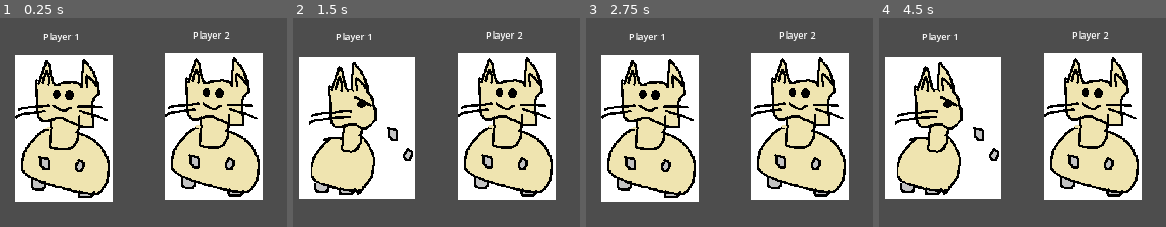
Above: before the commit, frames 1-4 (left to right).
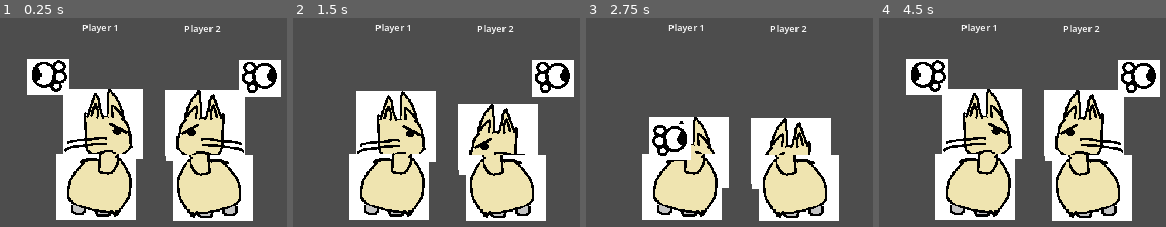
Above: after the commit, the same moments.

Repository: soetgdeznsgk/GGJ24---Fat-Cat-Fest
Game: Godot game, scene res://Escenas/Eventos/darseduro/evento_darse_duro.tscn
The game is run twice, just before and just after one commit, with the same random seed, the same clock (stepped at 60 frames per second) and the same inputs. This scene is started directly instead of the project's main scene.
Inputs (mouse positions are in pixels of both pictures, inside the frame that each line leads up to):
- Up to frame 1 (0.25 s): no input
- Up to frame 2 (1.5 s): tap Enter at 0.5 s; move the mouse to (outside the picture) at 0.52 s; hold Right (DerechaPj1) 0.53-1.28 s; tap D (DerechaPj2) at 0.6 s; click (outside the picture) at 0.67 s; tap A (IzquierdaPj2) at 0.8, 1.35 s; tap Space at 1.25 s; move the mouse to (outside the picture) at 1.27 s; hold Down (AbajoPj1) from 1.28 s (still down)
- Up to frame 3 (2.75 s): tap D (DerechaPj2) at 1.55 s; tap Enter at 2 s; move the mouse to (815, 49) at 2.02 s; release Down (AbajoPj1) at 2.03 s; hold Right (DerechaPj1) from 2.03 s (still down); tap S (AbajoPj2) at 2.1 s; tap A (IzquierdaPj2) at 2.3 s
- Up to frame 4 (4.5 s): tap Space at 2.75, 4.25 s; move the mouse to (outside the picture) at 2.77 s; release Right (DerechaPj1) at 2.78 s; hold Up (ArribaPj1) 2.78-3.53 s; tap W (ArribaPj2) at 2.85 s; click (outside the picture) at 2.92 s; tap D (DerechaPj2) at 3.05, 3.6 s; tap Enter at 3.5 s; move the mouse to (outside the picture) at 3.52 s; hold Left (IzquierdaPj1) from 3.53 s (still down); tap A (IzquierdaPj2) at 3.8, 4.35 s; move the mouse to (outside the picture) at 4.27 s

The runs differ from the first frame. In frame 1, 50% of the frame differs, in the area x 5-98%, y 2-98%; in frame 2, 55%, in the area x 2-98%, y 2-98%; in frame 3, 51%; in frame 4, 53%.

Commit message:
Gatos peleandose casi acabado

Diff:
--- a/Escenas/Eventos/darseduro/Sprite2D.gd
+++ b/Escenas/Eventos/darseduro/Sprite2D.gd
@@ -1,41 +1,51 @@
-extends Sprite2D
+extends Node2D
 var diccionarioInputs := {}
 @export var jugador = 1
-var canMove = true
 @export var golpeando = false
-@onready var anim = $AnimationPlayer
 @export var puedeGolpear = true
-
+@onready var markerCabeza = $sprPadre/Marker2D2.position
+@onready var cabeza = $sprPadre/Cabeza
+@onready var cuerpo = $sprPadre/SprCuerpo
+@onready var pata = $sprPadre/Pata
+@onready var initialPos = pata.position
+@onready var cabezaPosInicial = cabeza.position
+var conteoGolpesRecibidos = 0
 
 func _ready() -> void:
 	if jugador == 1:
 		diccionarioInputs[Enums.Arriba] = "ArribaPj1"
 		diccionarioInputs[Enums.Abajo] = "AbajoPj1"
-		diccionarioInputs[Enums.Izquierda] = "IzquierdaPj1"
-		diccionarioInputs[Enums.Derecha] = "DerechaPj1"
 		$Label.text = "Player 1"
 	else:
 		diccionarioInputs[Enums.Arriba] = "ArribaPj2"
 		diccionarioInputs[Enums.Abajo]  = "AbajoPj2"
-		diccionarioInputs[Enums.Izquierda] = "IzquierdaPj2"
-		diccionarioInputs[Enums.Derecha] = "DerechaPj2"
 		$Label.text = "Player 2"
+		$sprPadre.scale.x = -1
 
 func _physics_process(delta: float) -> void:
-	if !canMove:
-		return
 	if !puedeGolpear:
 		return
 	if Input.is_action_just_pressed(diccionarioInputs[Enums.Arriba]):
-		golpeando = true
-		anim.play("golpeando")
+		if golpeando:
+			golpeando = false
+			var tween = create_tween()
+			tween.tween_property(pata,"position",initialPos,0.1)
 	if Input.is_action_just_pressed(diccionarioInputs[Enums.Abajo]):
-		golpeando = true
-		anim.play("golpeando")
-	if Input.is_action_just_pressed(diccionarioInputs[Enums.Izquierda]):
-		golpeando = true
-		anim.play("golpeando")
-	if Input.is_action_just_pressed(diccionarioInputs[Enums.Derecha]):
-		golpeando = true
-		anim.seek(0)
-		anim.play("golpeando")
+		if !golpeando:
+			golpeando = true
+			var tween = create_tween()
+			tween.tween_property(pata,"position",$sprPadre/MarkerMediaPAta.position,0.07)
+			tween.tween_property(pata,"position",$sprPadre/MarkerFinalPAta.position,0.07)
+
+
+
+
+func _on_cabeza_area_entered(area: Area2D) -> void:
+	#Recibe golpe
+	conteoGolpesRecibidos += 1
+	var tweenCabeza = get_tree().create_tween()
+	tweenCabeza.tween_property(cabeza,"position", markerCabeza, 0.2)
+
+func _on_cabeza_area_exited(area: Area2D) -> void:
+	var tweenCabeza = get_tree().create_tween()
+	tweenCabeza.tween_property(cabeza,"position", cabezaPosInicial, 0.2)
--- a/Escenas/Eventos/darseduro/evento_darse_duro.tscn
+++ b/Escenas/Eventos/darseduro/evento_darse_duro.tscn
@@ -5,8 +5,8 @@
 [node name="EventoDarseDuro" type="Node2D"]
 
 [node name="Gato" parent="." instance=ExtResource("1_k6i8i")]
-position = Vector2(538, 351)
+position = Vector2(605, 335)
 
 [node name="Gato2" parent="." instance=ExtResource("1_k6i8i")]
-position = Vector2(794, 348)
+position = Vector2(779, 337)
 jugador = 2
--- a/Escenas/Eventos/darseduro/gato.tscn
+++ b/Escenas/Eventos/darseduro/gato.tscn
@@ -1,80 +1,18 @@
 [gd_scene load_steps=7 format=3 uid="uid://fkqmi5o8tqo5"]
 
-[ext_resource type="Texture2D" uid="uid://dtodomssm1j1v" path="res://Sprites/QuickTimeEvent/gatoPegando.png" id="1_pb4i6"]
 [ext_resource type="Script" path="res://Escenas/Eventos/darseduro/Sprite2D.gd" id="2_ketnl"]
-[ext_resource type="Texture2D" uid="uid://bd5tk7sgu1i7q" path="res://Sprites/QuickTimeEvent/gatoTranquilo.png" id="3_sh35l"]
+[ext_resource type="Texture2D" uid="uid://ul6v7ibnq4v3" path="res://Sprites/QuickTimeEvent/gatoCabeza.png" id="2_m7ben"]
+[ext_resource type="Texture2D" uid="uid://36do2trpwuiy" path="res://Sprites/QuickTimeEvent/gatoCuerpo.png" id="3_1nceb"]
+[ext_resource type="Texture2D" uid="uid://bb2rt4ccdlfwl" path="res://Sprites/QuickTimeEvent/gatopatagolpeadora.png" id="4_lg8pl"]
 
-[sub_resource type="Animation" id="Animation_v545y"]
-length = 0.001
-tracks/0/type = "value"
-tracks/0/imported = false
-tracks/0/enabled = true
-tracks/0/path = NodePath("Gato:texture")
-tracks/0/interp = 1
-tracks/0/loop_wrap = true
-tracks/0/keys = {
-"times": PackedFloat32Array(0),
-"transitions": PackedFloat32Array(1),
-"update": 1,
-"values": [ExtResource("3_sh35l")]
-}
-tracks/1/type = "value"
-tracks/1/imported = false
-tracks/1/enabled = true
-tracks/1/path = NodePath("Gato:puedeGolpear")
-tracks/1/interp = 1
-tracks/1/loop_wrap = true
-tracks/1/keys = {
-"times": PackedFloat32Array(0),
-"transitions": PackedFloat32Array(1),
-"update": 1,
-"values": [true]
-}
+[sub_resource type="RectangleShape2D" id="RectangleShape2D_5a1ld"]
+size = Vector2(100, 100)
 
-[sub_resource type="Animation" id="Animation_uk336"]
-resource_name = "golpeando"
-length = 0.4
-tracks/0/type = "value"
-tracks/0/imported = false
-tracks/0/enabled = true
-tracks/0/path = NodePath("Gato:texture")
-tracks/0/interp = 1
-tracks/0/loop_wrap = true
-tracks/0/keys = {
-"times": PackedFloat32Array(0, 0.4),
-"transitions": PackedFloat32Array(1, 1),
-"update": 1,
-"values": [ExtResource("1_pb4i6"), ExtResource("3_sh35l")]
-}
-tracks/1/type = "value"
-tracks/1/imported = false
-tracks/1/enabled = true
-tracks/1/path = NodePath("Gato:puedeGolpear")
-tracks/1/interp = 1
-tracks/1/loop_wrap = true
-tracks/1/keys = {
-"times": PackedFloat32Array(0, 0.2),
-"transitions": PackedFloat32Array(1, 1),
-"update": 1,
-"values": [false, true]
-}
+[sub_resource type="RectangleShape2D" id="RectangleShape2D_rswb3"]
+size = Vector2(80, 80)
 
-[sub_resource type="AnimationLibrary" id="AnimationLibrary_vvv1g"]
-_data = {
-"RESET": SubResource("Animation_v545y"),
-"golpeando": SubResource("Animation_uk336")
-}
-
-[node name="Gato" type="Sprite2D"]
-position = Vector2(775, 351)
-texture = ExtResource("3_sh35l")
+[node name="Gato" type="Node2D"]
 script = ExtResource("2_ketnl")
-
-[node name="AnimationPlayer" type="AnimationPlayer" parent="."]
-root_node = NodePath("../..")
-libraries = {
-"": SubResource("AnimationLibrary_vvv1g")
-}
 
 [node name="Label" type="Label" parent="."]
 offset_left = -36.0
@@ -82,3 +20,41 @@
 offset_right = 36.0
 offset_bottom = -145.0
 text = "PLAYER X"
+
+[node name="sprPadre" type="Sprite2D" parent="."]
+
+[node name="Cabeza" type="Area2D" parent="sprPadre"]
+position = Vector2(0, 9)
+metadata/_edit_group_ = true
+
+[node name="SprCabeza" type="Sprite2D" parent="sprPadre/Cabeza"]
+texture = ExtResource("2_m7ben")
+
+[node name="CollisionShape2D" type="CollisionShape2D" parent="sprPadre/Cabeza"]
+shape = SubResource("RectangleShape2D_5a1ld")
+
+[node name="SprCuerpo" type="Sprite2D" parent="sprPadre"]
+position = Vector2(-13, 116)
+texture = ExtResource("3_1nceb")
+
+[node name="MarkerFinalPAta" type="Marker2D" parent="sprPadre"]
+position = Vector2(206, 37)
+
+[node name="MarkerMediaPAta" type="Marker2D" parent="sprPadre"]
+position = Vector2(159, -87)
+
+[node name="Pata" type="Area2D" parent="sprPadre"]
+position = Vector2(-94, -71)
+metadata/_edit_group_ = true
+
+[node name="SprPata" type="Sprite2D" parent="sprPadre/Pata"]
+texture = ExtResource("4_lg8pl")
+
+[node name="CollisionShape2D" type="CollisionShape2D" parent="sprPadre/Pata"]
+shape = SubResource("RectangleShape2D_rswb3")
+
+[node name="Marker2D2" type="Marker2D" parent="sprPadre"]
+position = Vector2(0, 57)
+
+[connection signal="area_entered" from="sprPadre/Cabeza" to="." method="_on_cabeza_area_entered"]
+[connection signal="area_exited" from="sprPadre/Cabeza" to="." method="_on_cabeza_area_exited"]
--- a/Escenas/Eventos/romperplatos/evento_romper_platos.tscn
+++ b/Escenas/Eventos/romperplatos/evento_romper_platos.tscn
@@ -1,12 +1,12 @@
-[gd_scene load_steps=16 format=3 uid="uid://cxwff3nt01gul"]
+[gd_scene load_steps=17 format=3 uid="uid://cxwff3nt01gul"]
 
 [ext_resource type="Script" path="res://Escenas/Eventos/romperplatos/evento_romper_platos.gd" id="1_6r5rn"]
 [ext_resource type="Texture2D" uid="uid://cnftvrj7wfr42" path="res://Sprites/QuickTimeEvent/fondoplatos.png" id="2_6owar"]
 [ext_resource type="Script" path="res://Escenas/Eventos/romperplatos/Martillo.gd" id="2_krrne"]
-[ext_resource type="Texture2D" uid="uid://bu28dchsfp4dn" path="res://Sprites/QuickTimeEvent/patas.jpg" id="2_ldjf1"]
+[ext_resource type="Texture2D" uid="uid://c32f5861vb4ns" path="res://Sprites/QuickTimeEvent/brazomartillo1.png" id="2_ldjf1"]
 [ext_resource type="Texture2D" uid="uid://dqtsl3p2axvdr" path="res://Sprites/QuickTimeEvent/patasPlato.png" id="3_0p7wu"]
-[ext_resource type="Texture2D" uid="uid://bx3cy2letyw00" path="res://Sprites/QuickTimeEvent/patasMartillando.jpg" id="4_23d6d"]
 [ext_resource type="Script" path="res://Escenas/Eventos/romperplatos/Plato.gd" id="5_2sp3d"]
+[ext_resource type="Texture2D" uid="uid://6pjo7u5mdui8" path="res://Sprites/QuickTimeEvent/brazomartillo2.png" id="6_5l500"]
 [ext_resource type="Texture2D" uid="uid://ys48us78ixh7" path="res://Sprites/QuickTimeEvent/numeros.jpg" id="7_qmnmu"]
 
 [sub_resource type="RectangleShape2D" id="RectangleShape2D_tblx1"]
@@ -26,7 +26,7 @@
 "times": PackedFloat32Array(0, 0.3, 0.6),
 "transitions": PackedFloat32Array(1, 1, 1),
 "update": 1,
-"values": [ExtResource("2_ldjf1"), ExtResource("4_23d6d"), ExtResource("2_ldjf1")]
+"values": [ExtResource("2_ldjf1"), ExtResource("6_5l500"), ExtResource("2_ldjf1")]
 }
 tracks/1/type = "method"
 tracks/1/imported = false
@@ -67,6 +67,8 @@
 "RESET": SubResource("Animation_7diyl")
 }
 
+[sub_resource type="StyleBoxFlat" id="StyleBoxFlat_h12on"]
+
 [sub_resource type="CircleShape2D" id="CircleShape2D_k42g4"]
 radius = 100.02
 
@@ -158,7 +160,10 @@
 metadata/_edit_group_ = true
 
 [node name="Sprite2D" type="Sprite2D" parent="Martillo"]
+position = Vector2(-737, -159)
+scale = Vector2(0.5, 0.5)
 texture = ExtResource("2_ldjf1")
+flip_h = true
 
 [node name="CollisionShape2D" type="CollisionShape2D" parent="Martillo"]
 position = Vector2(159, -99)
@@ -170,12 +175,15 @@
 }
 
 [node name="Label" type="Label" parent="Martillo"]
-offset_left = -84.0
-offset_top = -263.0
-offset_right = 76.0
-offset_bottom = -218.0
+offset_left = -181.0
+offset_top = -257.0
+offset_right = 183.0
+offset_bottom = -212.0
 theme_override_font_sizes/font_size = 32
+theme_override_styles/normal = SubResource("StyleBoxFlat_h12on")
 text = "PLAYER : X"
+horizontal_alignment = 1
+vertical_alignment = 1
 
 [node name="Plato" type="Area2D" parent="."]
 position = Vector2(1144, 464)
--- a/Escenas/Maingame/QuickTimeEvent.gd
+++ b/Escenas/Maingame/QuickTimeEvent.gd
@@ -23,7 +23,7 @@
 	Eventos.finalEvento.connect(final_evento)
 
 func tiempoAleatorio():
-	return randi_range(10,20) + randi_range(10,20) #return 2
+	return 2# randi_range(10,20) + randi_range(10,20) #return 2
 
 func generarNuevoEvento():
 	timer.start(tiempoAleatorio())
--- a/Escenas/Maingame/QuickTimeEvent.tscn
+++ b/Escenas/Maingame/QuickTimeEvent.tscn
@@ -293,7 +293,7 @@
 "times": PackedFloat32Array(0, 0.3, 4.7, 5),
 "transitions": PackedFloat32Array(1, 1, 1, 1),
 "update": 0,
-"values": [Vector2(688, -470), Vector2(688, 386), Vector2(688, 386), Vector2(688, -480)]
+"values": [Vector2(688, -470), Vector2(688, 386), Vector2(688, 386), Vector2(688, -330)]
 }
 tracks/7/type = "value"
 tracks/7/imported = false
@@ -375,6 +375,7 @@
 z_index = 5
 z_as_relative = false
 position = Vector2(688, -398)
+scale = Vector2(0.71, 0.71)
 texture = ExtResource("2_636br")
 
 [node name="SprEvento" type="Sprite2D" parent="."]
Binary file added: Sprites/QuickTimeEvent/brazomartillo1.png
Not shown, added: Sprites/QuickTimeEvent/brazomartillo1.png.import
Binary file added: Sprites/QuickTimeEvent/brazomartillo2.png
Not shown, added: Sprites/QuickTimeEvent/brazomartillo2.png.import
Binary file added: Sprites/QuickTimeEvent/gatoCabeza.png
Not shown, changed: Sprites/QuickTimeEvent/gatoCabeza.png.import
Binary file added: Sprites/QuickTimeEvent/gatoCuerpo.png
Not shown, changed: Sprites/QuickTimeEvent/gatoCuerpo.png.import
Binary file removed: Sprites/QuickTimeEvent/gatoPegando.png
Binary file removed: Sprites/QuickTimeEvent/gatoTranquilo.png
Binary file added: Sprites/QuickTimeEvent/gatopatagolpeadora.png
Not shown, changed: Sprites/QuickTimeEvent/gatopatagolpeadora.png.import
(and 2 more such lines)
